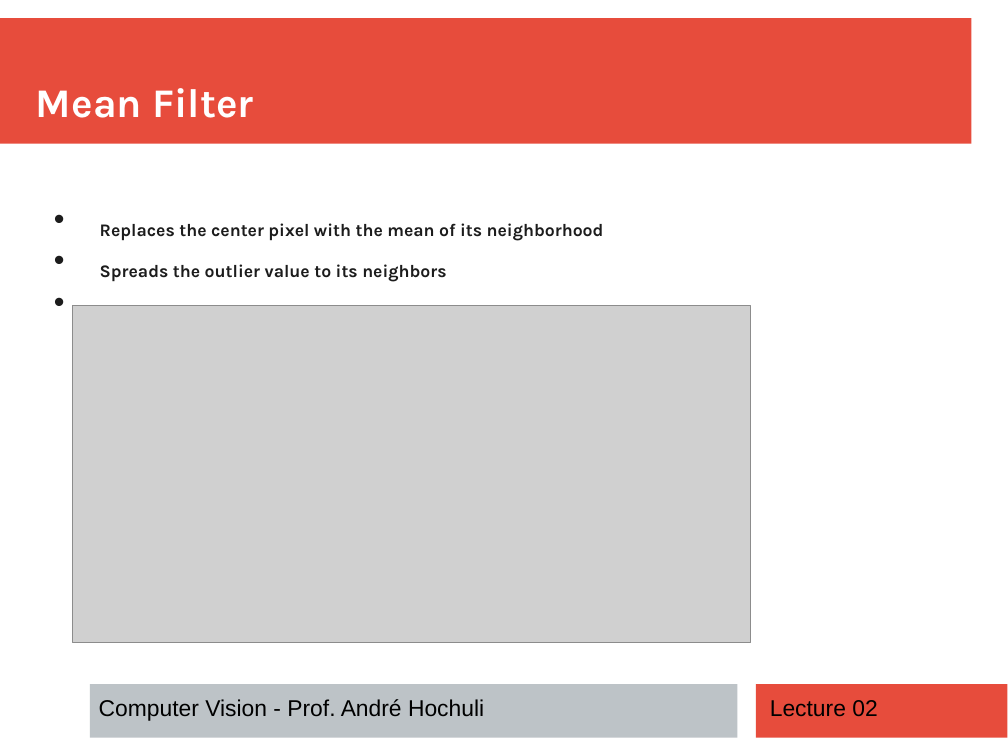
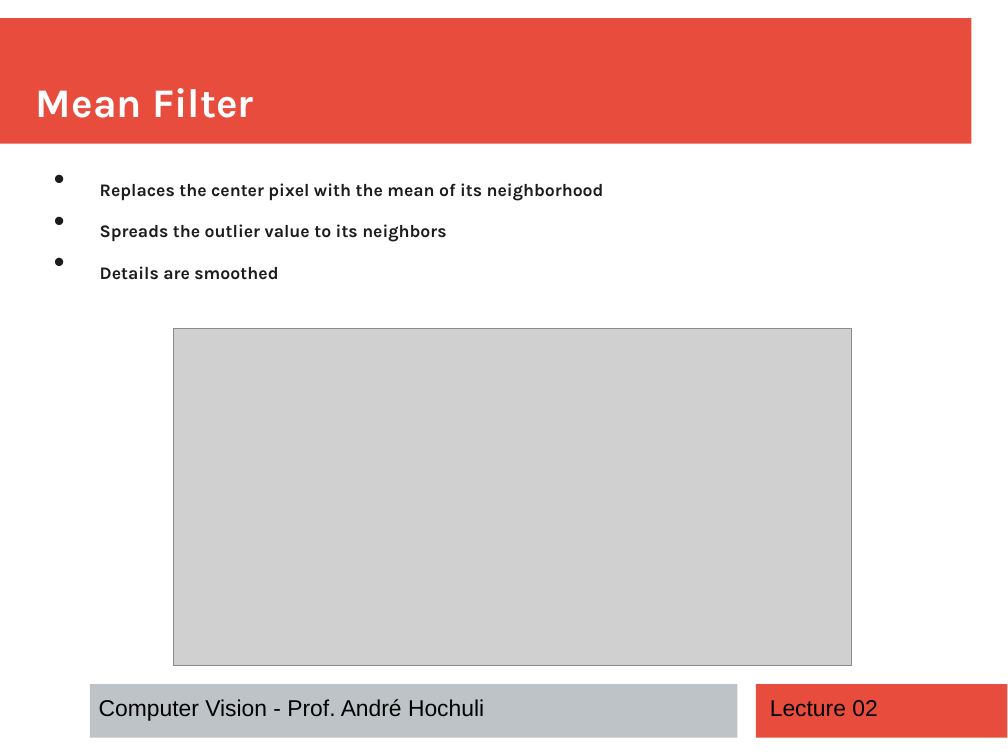
Before and after one commit to andrehochuli/teaching, a slide deck: slide 7 of ComputerVision/Lecture 02 - Image Filtering/Lecture 02 - Image Filtering.pptx (slide 5 before the commit). Drawn at 1008x756 pixels with LibreOffice and Linux fonts; fonts in the diff are those of the drawing; grey boxes stand for pictures. Boxes give left, top, right and bottom in pixels: in the first picture for what was removed or moved away, otherwise in the second. Text is boxed around its words. In the diff, an @@ line names an element or a change of style, - is before the commit and + after.

```diff
--- a/ComputerVision/Lecture 02 - Image Filtering/Lecture 02 - Image Filtering.pptx
+++ b/ComputerVision/Lecture 02 - Image Filtering/Lecture 02 - Image Filtering.pptx
@@ text "Replaces the center pixel with ..." rewrapped from (100, 223, 604, 306) to (100, 183, 604, 280) @@
@@ picture: place and size @@
-picture at (73, 306, 752, 643)
+picture at (174, 328, 853, 666)
```
Also in this commit, not shown: 5 other slides changed, 3 slides added, 2 other files.
